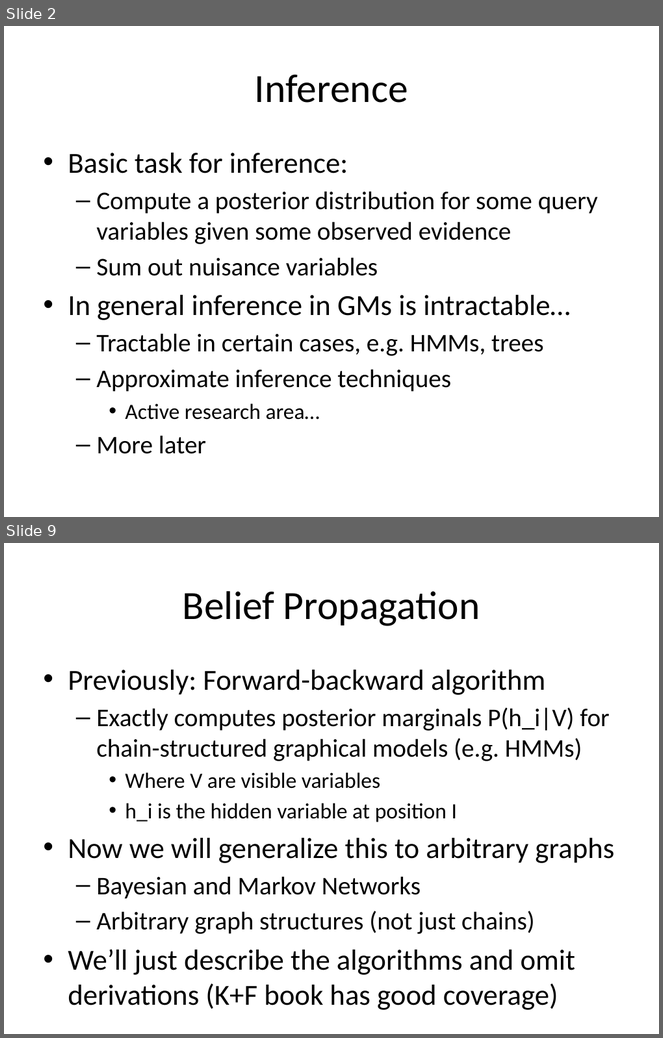
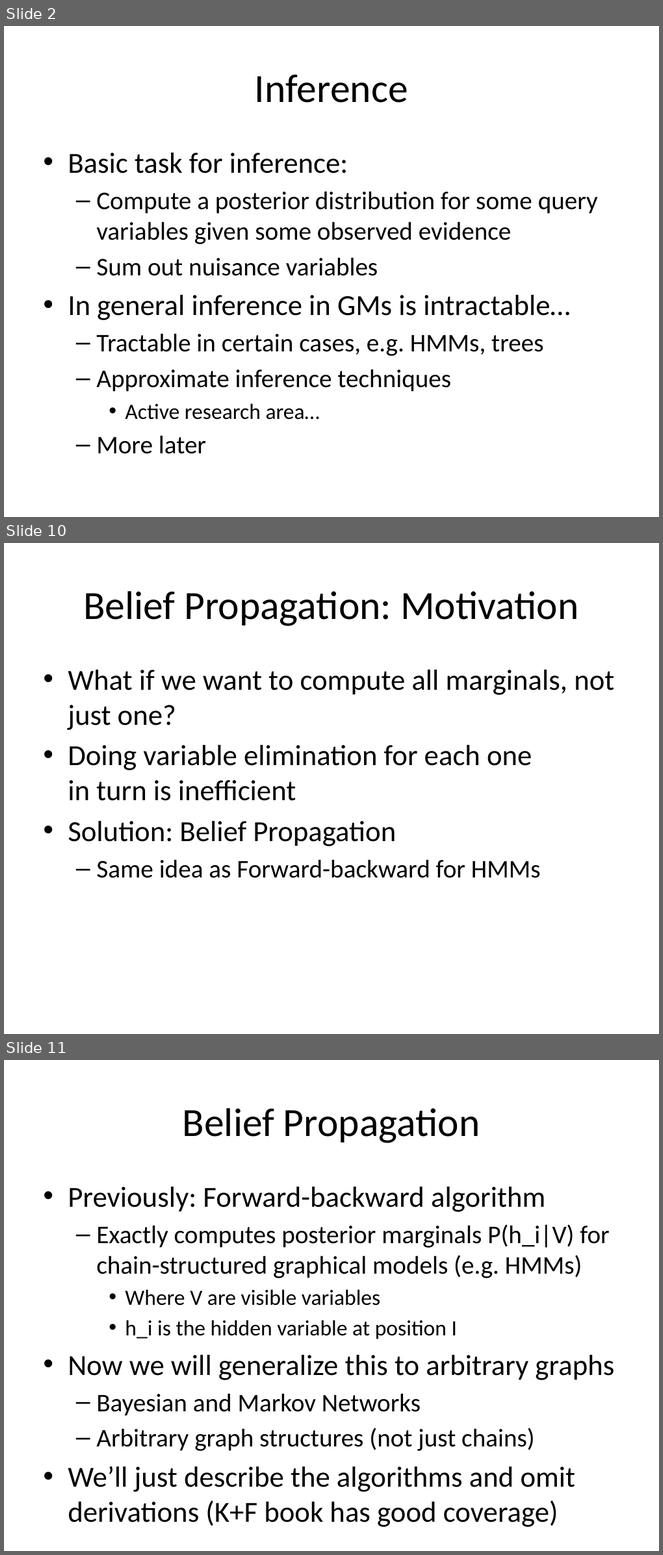
Before and after one commit to aritter/aritter.github.io, a slide deck: courses/slides/exact_inference.pptx. Shown one above the other, each under a label of ours: slides 2 and 9 before the commit, slides 2, 10 and 11 after it; the slides between them are not shown. The pictures are 663x1038 and 663x1555 pixels, drawn with LibreOffice and Linux fonts; fonts in the diff are those of the drawing. Boxes give left, top, right and bottom in pixels: in the first picture for what was removed or moved away, otherwise in the second. Text is boxed around its words. In the diff, an @@ line names an element or a change of style, - is before the commit and + after.

```diff
--- a/courses/slides/exact_inference.pptx
+++ b/courses/slides/exact_inference.pptx
@@ slide 10 added at <box>4,543,659,1034</box>, background #FFFFFF @@
@@ title added at <box>83,591,579,626</box>, 44 pt, text #000000 @@
+Belief Propagation: Motivation
@@ text added at <box>68,670,614,878</box>, 32 pt, text #000000 @@
+• What if we want to compute all marginals, not just one?
+• Doing variable elimination for each one
+  in turn is inefficient
+• Solution: Belief Propagation
+  – Same idea as Forward-backward for HMMs
@@ what was slide 9 is now slide 11 @@
```
Also in this commit, not shown: 4 slides changed, 2 other slides added, 2 slides removed.
